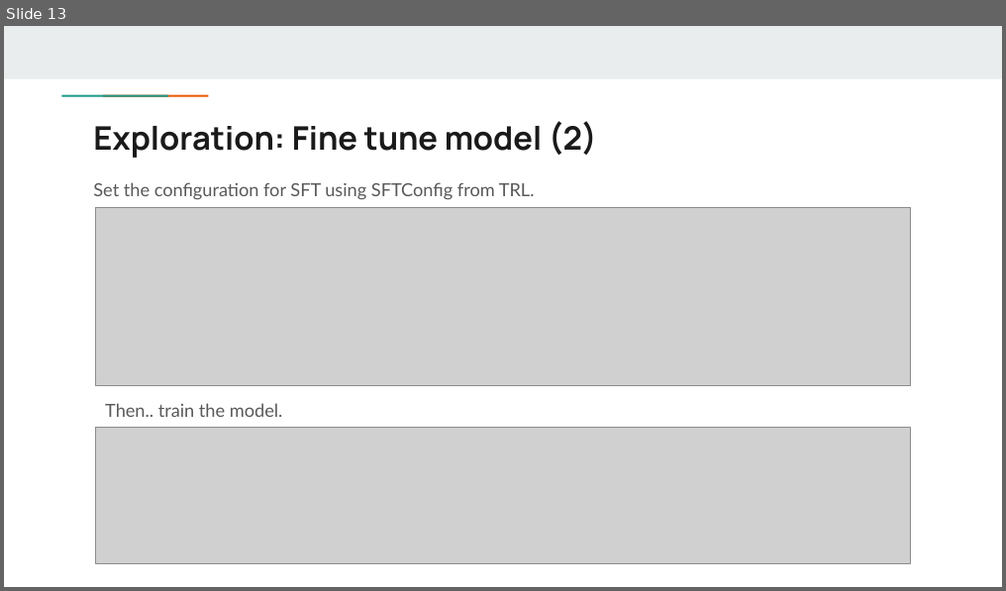
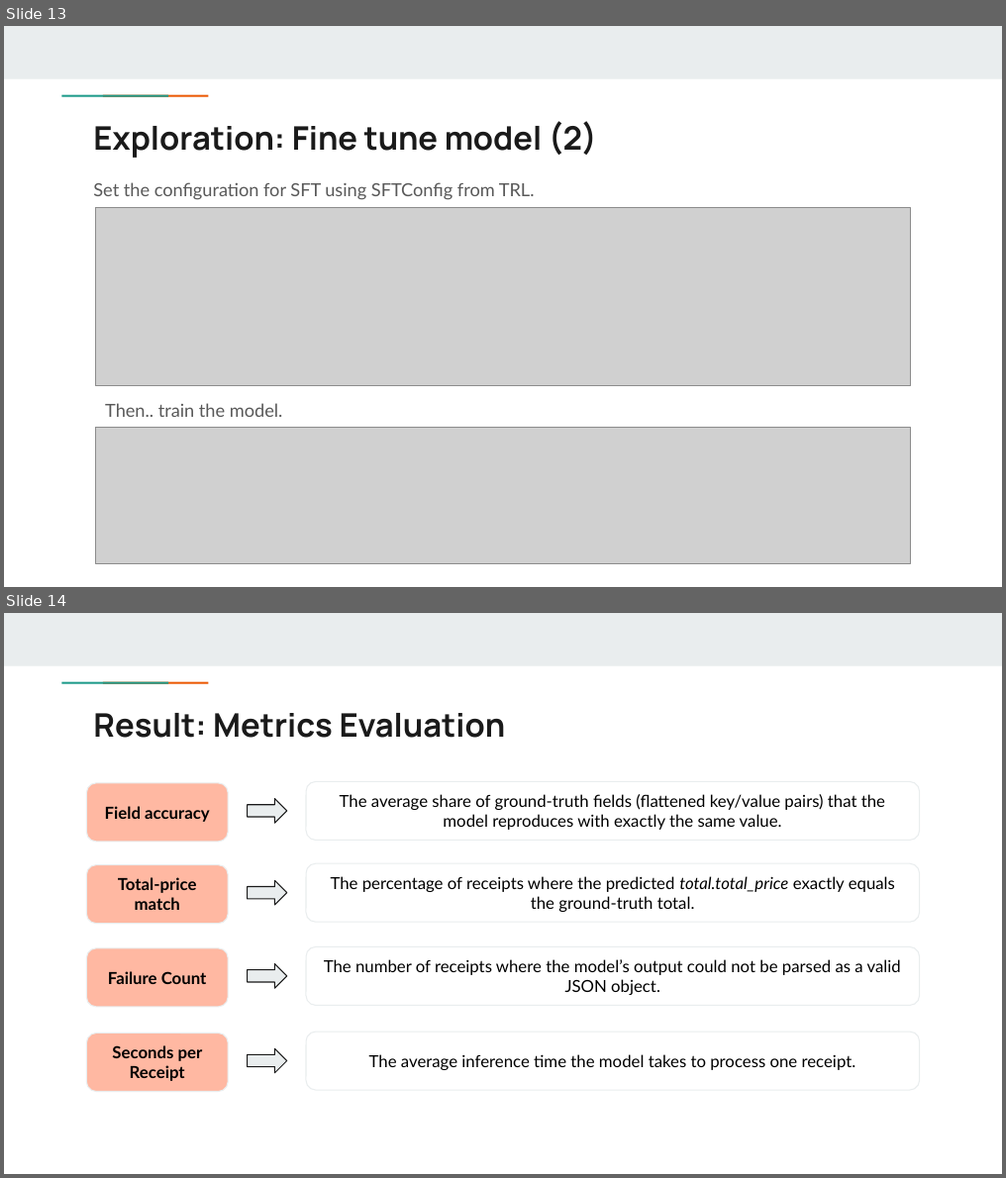
Before and after one commit to cacayoww/receipt-vlm, a slide deck: Cloud-based Exploration on the Hugging Face platform for Receipt Extraction Task.pptx. Shown one above the other, each under a label of ours: slide 13 before the commit, slides 13 and 14 after it. The pictures are 1006x591 and 1006x1178 pixels, drawn with LibreOffice and Linux fonts; fonts in the diff are those of the drawing; grey boxes stand for pictures. Boxes give left, top, right and bottom in pixels: in the first picture for what was removed or moved away, otherwise in the second. Text is boxed around its words. In the diff, an @@ line names an element or a change of style, - is before the commit and + after.

Commit message:
feat: change ppt and add evaluate onn validation code

```diff
--- a/Cloud-based Exploration on the Hugging Face platform for Receipt Extraction Task.pptx
+++ b/Cloud-based Exploration on the Hugging Face platform for Receipt Extraction Task.pptx
@@ slide 14 added at box(4, 613, 1002, 1174), background #FFFFFF; not listed: 3 template elements that a slide beside it also shows @@
@@ title added at box(93, 713, 506, 738), 23.4 pt, text #1A1A1A, bold @@
+Result: Metrics Evaluation
@@ rounded rectangle added at box(87, 783, 229, 843), fill #FFB8A2, outline #E9EDEE 0.75 pt, 12 pt, text #000000, bold @@
+Field accuracy
@@ rounded rectangle added at box(306, 781, 920, 841), fill #FFFFFF, outline #E9EDEE 0.75 pt, 12 pt, text #000000 @@
+The average share of ground-truth fields (flattened key/value pairs) that the model reproduces with exactly the same value.
@@ right arrow added at box(248, 798, 287, 823), fill #E9EDEE, outline #1A1A1A 0.75 pt @@
@@ rounded rectangle added at box(87, 865, 229, 924), fill #FFB8A2, outline #E9EDEE 0.75 pt, 12 pt, text #000000, bold @@
+Total-price match
@@ rounded rectangle added at box(306, 863, 920, 922), fill #FFFFFF, outline #E9EDEE 0.75 pt, 12 pt, text #000000 @@
+The percentage of receipts where the predicted total.total_price exactly equals the ground-truth total.
@@ right arrow added at box(248, 880, 287, 904), fill #E9EDEE, outline #1A1A1A 0.75 pt @@
@@ rounded rectangle added at box(87, 949, 229, 1007), fill #FFB8A2, outline #E9EDEE 0.75 pt, 12 pt, text #000000, bold @@
+Failure Count
@@ right arrow added at box(248, 964, 287, 988), fill #E9EDEE, outline #1A1A1A 0.75 pt @@
@@ rounded rectangle added at box(306, 948, 920, 1006), fill #FFFFFF, outline #E9EDEE 0.75 pt, 12 pt, text #000000 @@
+The number of receipts where the model’s output could not be parsed as a valid JSON object.
@@ rounded rectangle added at box(87, 1033, 229, 1092), fill #FFB8A2, outline #E9EDEE 0.75 pt, 12 pt, text #000000, bold @@
+Seconds per Receipt
@@ right arrow added at box(248, 1049, 287, 1073), fill #E9EDEE, outline #1A1A1A 0.75 pt @@
@@ rounded rectangle added at box(306, 1032, 920, 1091), fill #FFFFFF, outline #E9EDEE 0.75 pt, 12 pt, text #000000 @@
+The average inference time the model takes to process one receipt.
```
Also in this commit, not shown: 3 slides changed, 2 other slides added, 1 slide removed, 3 other files.
